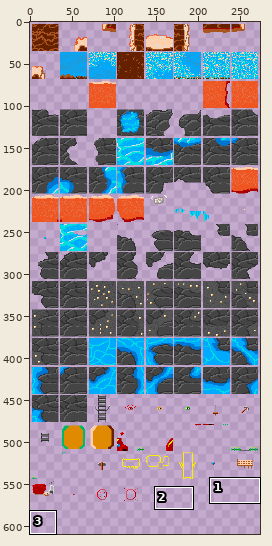
A sprite sheet gets an edit: New-Start/Assets/Tiles/slimes-are-comming.png. Above: a wide view before the commit, with the close-up outlined.
Close-up. The starting point:
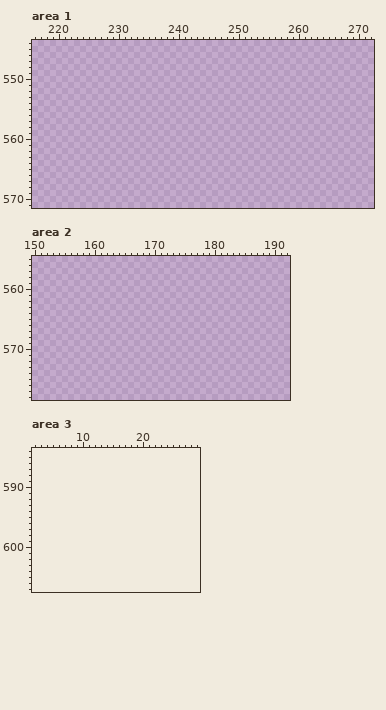
The file is 274x580 pixels. Colours within 5 levels of each other are drawn and written as one. Shown: area 1: x 216..272, y 544..571; area 2: x 150..192, y 555..578; area 3: x 2..29, y 584..607. The old version is drawn lined up with the new one, on the new canvas. The wide view leaves out empty margins.
After:
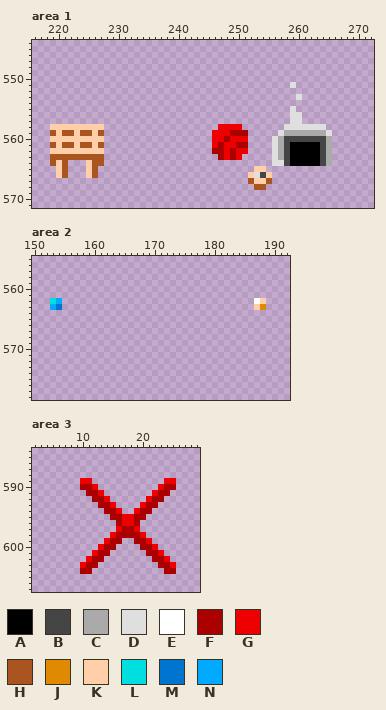
Palette (. is transparent): A #000000  B #454545  C #aaaaaa  D #dfdfdf  E #ffffff  F #aa0000  G #ef0000  H #aa5520  J #df8a00  K #ffcfaa  L #00dfdf  M #0075cf  N #00aaff
Edits made:
canvas 274x580 -> 274x614
Area 1:
y 551: x 259 . -> D
y 553: x 260 . -> D
y 555: x 259 . -> D
y 556..557: x 259..260 .. -> DD
y 558: x 219..227 ......... -> KKKKKKKKK; x 247..250 .... -> GGGG; x 258..264 ....... -> DDDDDDD
y 559: x 219..227 ......... -> HKHHKHHKH; x 246..251 ...... -> GGGFFF; x 257..265 ......... -> DCCCCCCCD
y 560: x 219..227 ......... -> KKKKKKKKK; x 246..251 ...... -> GGFGGG; x 256..265 .......... -> DCBBBBBBBC
y 561: x 219..227 ......... -> HKHHKHHKH; x 246..251 ...... -> GFGGFF; x 256..265 .......... -> DCBAAAAABC
y 562: x 219..227 ......... -> KKKKKKKKK; x 246..251 ...... -> FFGFGG; x 256..265 .......... -> DCBAAAAABC
y 563: x 219..227 ......... -> HHHHHHHHH; x 247..250 .... -> FGFG; x 256..265 .......... -> DCBAAAAABC
y 564: x 219..221 ... -> HKH; x 225..227 ... -> KHH; x 256..265 .......... -> DDBAAAAABC
y 565: x 220..221 .. -> KH; x 225..226 .. -> KH; x 253..254 .. -> KK
y 566: x 220..221 .. -> KH; x 225..226 .. -> KH; x 252..255 .... -> KDBK
y 567: x 252..255 .... -> HKKH
y 568: x 253..254 .. -> HH
Area 2:
y 562: x 153..154 .. -> LN; x 187..188 .. -> EK
y 563: x 153..154 .. -> NM; x 187..188 .. -> KJ
Area 3:
y 589: x 10..11 .. -> GG; x 24..25 .. -> GG
y 590: x 10..12 ... -> FFG; x 23..25 ... -> GFF
y 591: x 11..13 ... -> FFG; x 22..24 ... -> GFF
y 592: x 12..14 ... -> FFG; x 21..23 ... -> GFF
y 593: x 13..15 ... -> FFG; x 20..22 ... -> GFF
y 594: x 14..16 ... -> FFG; x 19..21 ... -> GFF
y 595: x 15..20 ...... -> FFGGFF
y 596: x 16..19 .... -> FGGF
y 597: x 16..19 .... -> GFFG
y 598: x 15..20 ...... -> GFFFFG
y 599: x 14..16 ... -> GFF; x 19..21 ... -> FFG
y 600: x 13..15 ... -> GFF; x 20..22 ... -> FFG
y 601: x 12..14 ... -> GFF; x 21..23 ... -> FFG
y 602: x 11..13 ... -> GFF; x 22..24 ... -> FFG
y 603: x 10..12 ... -> GFF; x 23..25 ... -> FFG
y 604: x 10..11 .. -> FF; x 24..25 .. -> FF
Changed places in both close-ups, as pixel boxes (x1, y1, x2, y2):
added: (212, 82, 332, 190)
added: (50, 124, 104, 178)
added: (50, 298, 62, 310)
added: (254, 298, 266, 310)
added: (80, 478, 176, 574)
